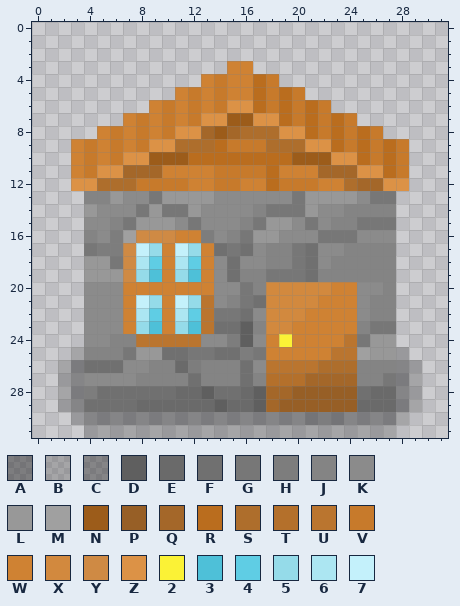
Two versions of one pixel-art sprite, Assets/Graphics/Sprites/NewStyle/House_tier_4.png. That is the earlier state.
The file is 32x32 pixels. Colours within 5 levels of each other are drawn and written as one.
Palette (. is transparent): A #00000063  B #00000032  C #0000005a  D #5f5f5f  E #6a6a6a  F #707070  G #777777  H #7d7d7d  J #848484  K #8b8b8b  L #989898  M #a0a0a0  N #9c5c1a  P #975f26  Q #a46729  R #ba6d1e  S #ae6e2c  T #b4702b  U #ba752f  V #c77a2b  W #cf8233  X #d2893e  Y #cf8a44  Z #dc9246  2 #fbf236  3 #4ec0d8  4 #5fcde4  5 #95dbe9  6 #ace6f2  7 #c4f1fb
And afterwards:
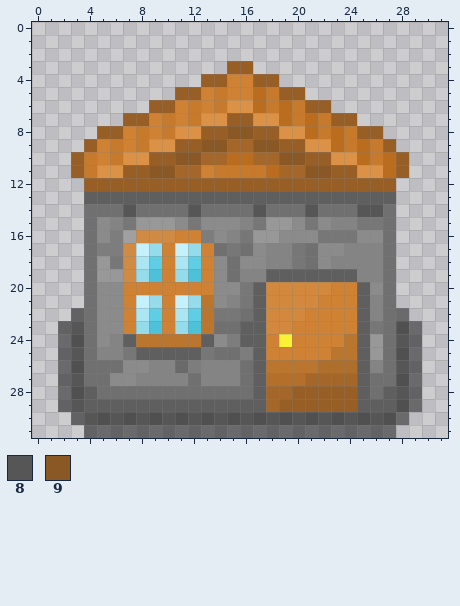
Colours new in this view: 8 #565656  9 #8a5824
Difference:
{"colour":"B","old":"#00000032","new":"#0000007b"}
{"colour":"C","old":"#0000005a","new":"#00000094"}
{"y":3,"x":15,"old":"WW","new":"PP"}
{"y":4,"x":13,"old":"WV","new":"PP"}
{"y":4,"x":17,"old":"RV","new":"PP"}
{"y":5,"x":11,"old":"WV","new":"PP"}
{"y":5,"x":19,"old":"RV","new":"PP"}
{"y":6,"x":9,"old":"WV","new":"PP"}
{"y":6,"x":21,"old":"RV","new":"PP"}
{"y":7,"x":7,"old":"WV","new":"PP"}
{"y":7,"x":15,"old":"NN","new":"PP"}
{"y":7,"x":23,"old":"RV","new":"PP"}
{"y":8,"x":5,"old":"WV","new":"PP"}
{"y":8,"x":13,"old":"QNQSSS","new":"PP99PP"}
{"y":8,"x":25,"old":"RV","new":"PP"}
{"y":9,"x":3,"old":"WV","new":".P"}
{"y":9,"x":11,"old":"SSSRVVVSSS","new":"PP99QQ99PP"}
{"y":9,"x":27,"old":"RV","new":"P."}
{"y":10,"x":3,"old":"W","new":"P"}
{"y":10,"x":9,"old":"NNNRRR","new":"PP99QQ"}
{"y":10,"x":17,"old":"RRRNNN","new":"QQ99PP"}
{"y":10,"x":28,"old":"V","new":"P"}
{"y":11,"x":3,"old":"W","new":"P"}
{"y":11,"x":7,"old":"QQQWWW","new":"PP99QQ"}
{"y":11,"x":19,"old":"WWWQQQ","new":"QQ99PP"}
{"y":11,"x":28,"old":"V","new":"P"}
{"y":12,"x":3,"old":"ZZSSSVVVVWWVVWWRVVVWWSQQZZ","new":".PPPPPPPPPPPPPPPPPPPPPPPP."}
{"y":13,"x":4,"old":"JJLKKGLLLLKKKKKKGLLLLKGG","new":"DDDDDDDDDDDDDDDDDDDDDDDD"}
{"y":14,"x":4,"old":"LKKKGLGGLKKKKJGGGLKKJJJJ","new":"FFF8FFFF8FFFF8FFF8FFF88F"}
{"y":15,"x":4,"old":"K","new":"F"}
{"y":15,"x":27,"old":"G","new":"F"}
{"y":16,"x":4,"old":"J","new":"F"}
{"y":16,"x":27,"old":"K","new":"F"}
{"y":17,"x":4,"old":"G","new":"F"}
{"y":17,"x":27,"old":"J","new":"F"}
{"y":18,"x":4,"old":"L","new":"F"}
{"y":18,"x":27,"old":"J","new":"F"}
{"y":19,"x":4,"old":"L","new":"F"}
{"y":19,"x":18,"old":"GGGFJJJ","new":"DDDDDDD"}
{"y":19,"x":27,"old":"J","new":"F"}
{"y":20,"x":4,"old":"K","new":"F"}
{"y":20,"x":17,"old":"J","new":"D"}
{"y":20,"x":25,"old":"K","new":"D"}
{"y":20,"x":27,"old":"J","new":"F"}
{"y":21,"x":4,"old":"K","new":"F"}
{"y":21,"x":17,"old":"F","new":"D"}
{"y":21,"x":25,"old":"K","new":"D"}
{"y":21,"x":27,"old":"J","new":"F"}
{"y":22,"x":3,"old":".K","new":"BF"}
{"y":22,"x":17,"old":"K","new":"D"}
{"y":22,"x":25,"old":"K","new":"D"}
{"y":22,"x":27,"old":"J.","new":"FB"}
{"y":23,"x":2,"old":"..K","new":"BCF"}
{"y":23,"x":17,"old":"J","new":"D"}
{"y":23,"x":25,"old":"J","new":"D"}
{"y":23,"x":27,"old":"G..","new":"FCB"}
{"y":24,"x":2,"old":"..K","new":"BCF"}
{"y":24,"x":7,"old":"J","new":"D"}
{"y":24,"x":13,"old":"K","new":"D"}
{"y":24,"x":17,"old":"K","new":"D"}
{"y":24,"x":25,"old":"G","new":"D"}
{"y":24,"x":27,"old":"L..","new":"FCB"}
{"y":25,"x":2,"old":".BJ","new":"BCF"}
{"y":25,"x":8,"old":"LLFFG","new":"DDDDD"}
{"y":25,"x":17,"old":"G","new":"D"}
{"y":25,"x":25,"old":"M","new":"D"}
{"y":25,"x":27,"old":"LB.","new":"FCB"}
{"y":26,"x":17,"old":"K","new":"D"}
{"y":26,"x":25,"old":"J","new":"D"}
{"y":26,"x":27,"old":"J","new":"F"}
{"y":27,"x":4,"old":"KK","new":"FF"}
{"y":27,"x":17,"old":"J","new":"D"}
{"y":27,"x":25,"old":"JJG","new":"DFF"}
{"y":28,"x":4,"old":"H","new":"D"}
{"y":28,"x":11,"old":"EED","new":"FFF"}
{"y":28,"x":16,"old":"E","new":"F"}
{"y":28,"x":25,"old":"FEE","new":"DFD"}
{"y":29,"x":4,"old":"FFFFEEEEEE","new":"DDDDDDDDDD"}
{"y":29,"x":15,"old":"EE","new":"DD"}
{"y":29,"x":25,"old":"EEE","new":"DDD"}
{"y":30,"x":21,"old":"AAA","new":"CCC"}
{"label":"changed","picture_box":[58,61,422,438]}
